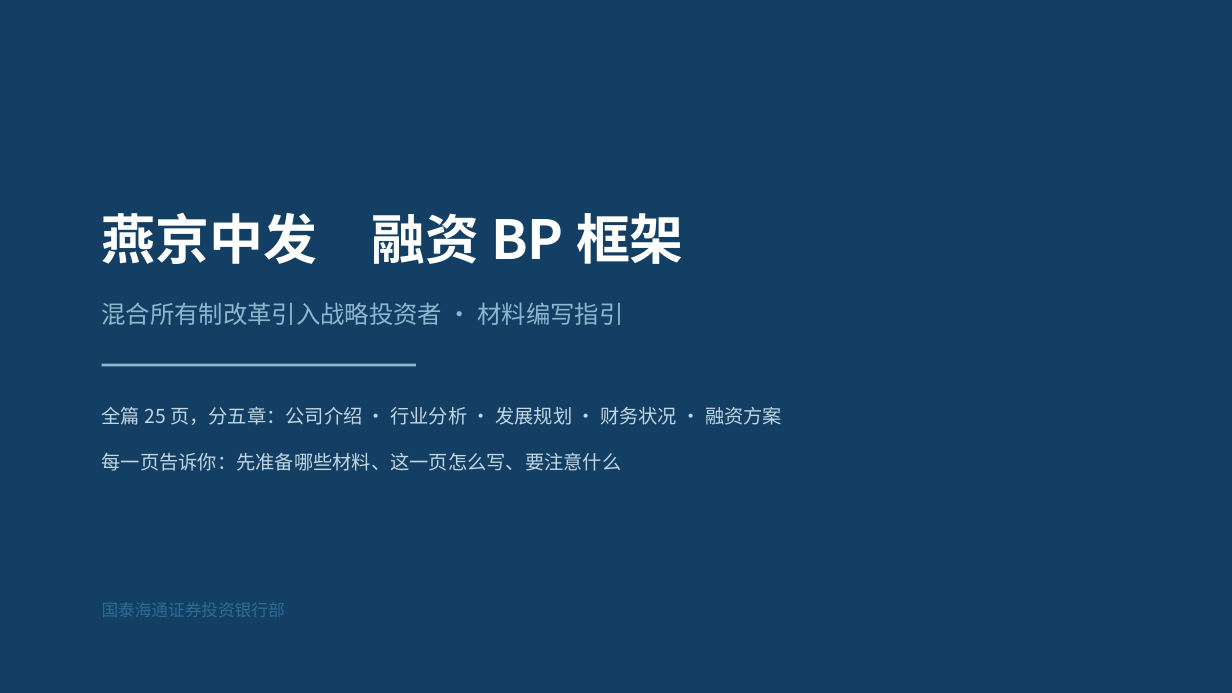
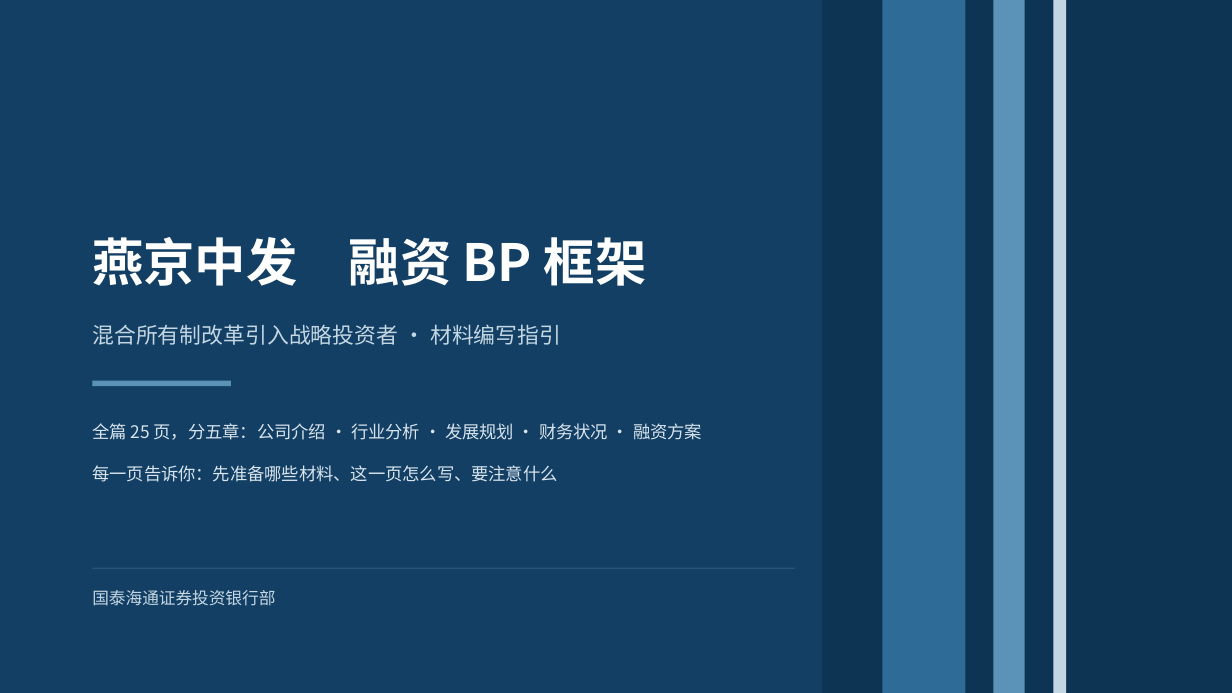
Before and after one commit to xid013-ux/JXD, a slide deck: slide 1 of output/BP框架/燕京中发融资BP框架（教学版）.pptx. Drawn at 1232x693 pixels with LibreOffice and Linux fonts; fonts in the diff are those of the drawing. Boxes give left, top, right and bottom in pixels: in the first picture for what was removed or moved away, otherwise in the second. Text is boxed around its words. In the diff, an @@ line names an element or a change of style, - is before the commit and + after.

```diff
--- a/output/BP框架/燕京中发融资BP框架（教学版）.pptx
+++ b/output/BP框架/燕京中发融资BP框架（教学版）.pptx
@@ rectangle added at <box>823,0,1232,693</box>, fill #0E3454 @@
@@ rectangle added at <box>883,0,966,693</box>, fill #2E6C97 @@
@@ rectangle added at <box>994,0,1025,693</box>, fill #5B93B8 @@
@@ rectangle added at <box>1054,0,1067,693</box>, fill #C3D6E3 @@
@@ text "燕京中发 融资 BP 框架": place and size @@
-text "燕京中发 融资 BP 框架" at <box>102,213,684,264</box>
+text "燕京中发 融资 BP 框架" at <box>92,237,647,286</box>
@@ text "燕京中发 融资 BP 框架" at <box>92,237,647,286</box>: size 42 to 40 pt @@
@@ text "混合所有制改革引入战略投资者 · 材料编写指引": place and size @@
-text "混合所有制改革引入战略投资者 · 材料编写指引" at <box>102,302,623,325</box>
+text "混合所有制改革引入战略投资者 · 材料编写指引" at <box>92,324,561,345</box>
@@ text "混合所有制改革引入战略投资者 · 材料编写指引" at <box>92,324,561,345</box>: size 19 to 17 pt, text colour #8FB6CE to #C3D6E3 @@
@@ rectangle added at <box>92,381,231,386</box>, fill #5B93B8 @@
@@ line removed from (102, 365) to (416, 365) @@
@@ text "全篇 25 页，分五章：公司介绍 · 行业分析 ..." at <box>92,423,702,440</box>: size 15 to 13.5 pt, text colour #C3D6E3 to #D8E4EE @@
@@ text "全篇 25 页，分五章：公司介绍 · 行业分析 ...": place and size @@
-text "全篇 25 页，分五章：公司介绍 · 行业分析 ..." at <box>102,406,782,425</box>
+text "全篇 25 页，分五章：公司介绍 · 行业分析 ..." at <box>92,423,702,440</box>
@@ text "每一页告诉你：先准备哪些材料、这一页怎么写、要注意什么": place and size @@
-text "每一页告诉你：先准备哪些材料、这一页怎么写、要注意什么" at <box>102,453,622,471</box>
+text "每一页告诉你：先准备哪些材料、这一页怎么写、要注意什么" at <box>92,465,557,482</box>
@@ text "每一页告诉你：先准备哪些材料、这一页怎么写、要注意什么" at <box>92,465,557,482</box>: size 15 to 13.5 pt, text colour #C3D6E3 to #D8E4EE @@
@@ line added from (92, 568) to (795, 568), #2A5476 1 pt @@
@@ text "国泰海通证券投资银行部": place and size @@
-text "国泰海通证券投资银行部" at <box>102,602,285,617</box>
+text "国泰海通证券投资银行部" at <box>92,590,275,606</box>
@@ text "国泰海通证券投资银行部" at <box>92,590,275,606</box>: text colour #2E6C97 to #C3D6E3 @@
```
Also in this commit, not shown: 31 other slides changed, 4 slides removed, 7 other files.
